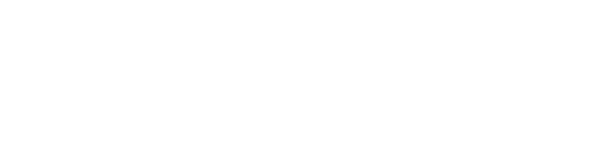
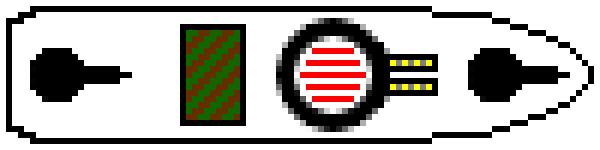
Before/after of a w=600, h=150 layered artwork. What changed in the layer stack:
added layer "Pasted Layer" above "Background" over [276, 18, 438, 132]
painted on "Background" over [6, 6, 594, 144]
